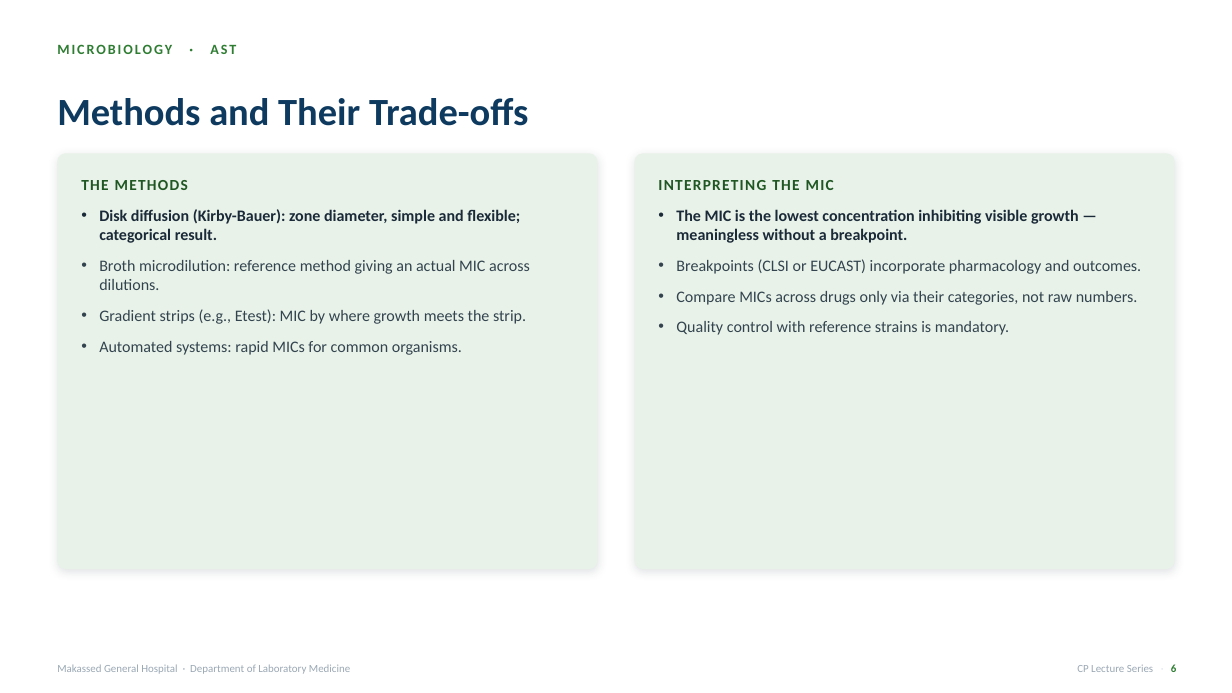
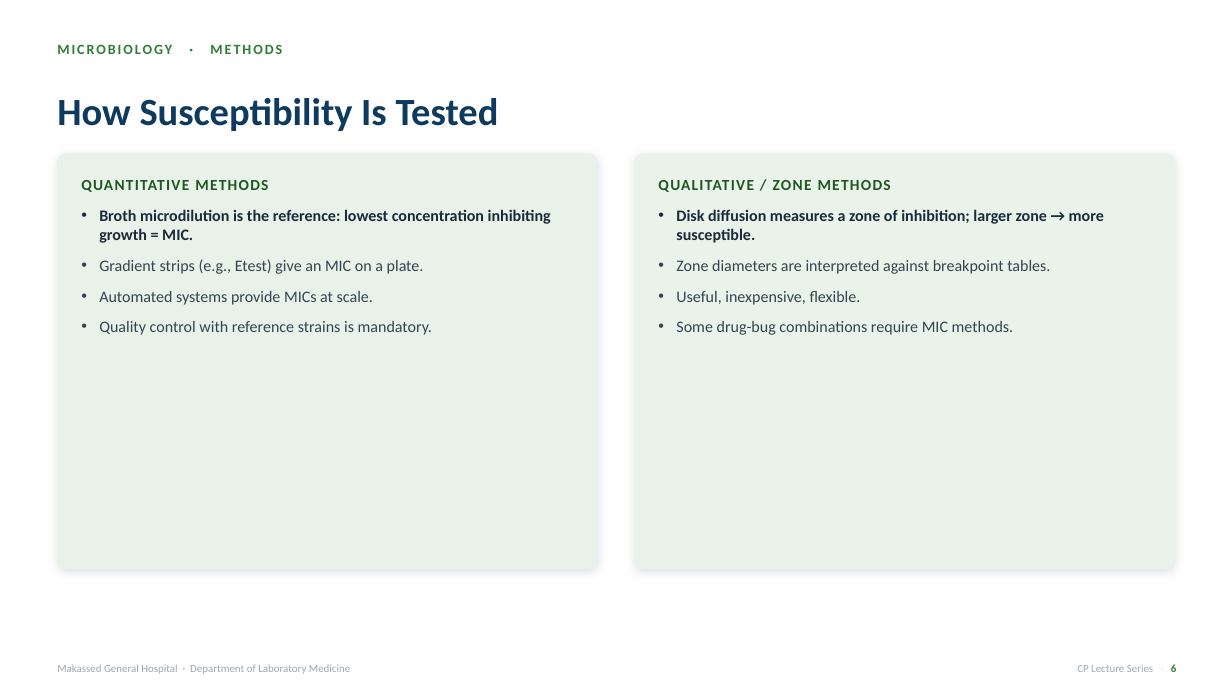
Before and after one commit to omarzbaba/makassed-cp-curriculum, a slide deck: slide 7 of decks/Micro_03_Antimicrobial-Susceptibility-Testing.pptx. Drawn at 1232x693 pixels with LibreOffice and Linux fonts; fonts in the diff are those of the drawing. Boxes give left, top, right and bottom in pixels: in the first picture for what was removed or moved away, otherwise in the second. Text is boxed around its words. In the diff, an @@ line names an element or a change of style, - is before the commit and + after.

```diff
--- a/decks/Micro_03_Antimicrobial-Susceptibility-Testing.pptx
+++ b/decks/Micro_03_Antimicrobial-Susceptibility-Testing.pptx
@@ text at (57, 44, 282, 54): text changed @@
-MICROBIOLOGY · AST
+MICROBIOLOGY · METHODS
@@ text at (57, 98, 499, 131): text changed @@
-Methods and Their Trade-offs
+How Susceptibility Is Tested
@@ rounded rectangle at (635, 153, 1176, 569): fill #E8F2E9 to #E9F3EA @@
@@ text at (81, 180, 268, 192): text changed @@
-THE METHODS
+QUANTITATIVE METHODS
@@ text at (99, 209, 551, 335): text changed @@
-• Disk diffusion (Kirby-Bauer): zone diameter, simple and flexible; categorical result.
-• Broth microdilution: reference method giving an actual MIC across dilutions.
-• Gradient strips (e.g., Etest): MIC by where growth meets the strip.
-• Automated systems: rapid MICs for common organisms.
+• Broth microdilution is the reference: lowest concentration inhibiting growth = MIC.
+• Gradient strips (e.g., Etest) give an MIC on a plate.
+• Automated systems provide MICs at scale.
+• Quality control with reference strains is mandatory.
@@ text at (658, 180, 891, 192): text changed @@
-INTERPRETING THE MIC
+QUALITATIVE / ZONE METHODS
@@ text at (676, 209, 1104, 335): text changed @@
-• The MIC is the lowest concentration inhibiting visible growth — meaningless without a breakpoint.
-• Breakpoints (CLSI or EUCAST) incorporate pharmacology and outcomes.
-• Compare MICs across drugs only via their categories, not raw numbers.
-• Quality control with reference strains is mandatory.
+• Disk diffusion measures a zone of inhibition; larger zone → more susceptible.
+• Zone diameters are interpreted against breakpoint tables.
+• Useful, inexpensive, flexible.
+• Some drug-bug combinations require MIC methods.
```
Also in this commit, not shown: 19 other slides changed, 5 slides added, 30 other files.
